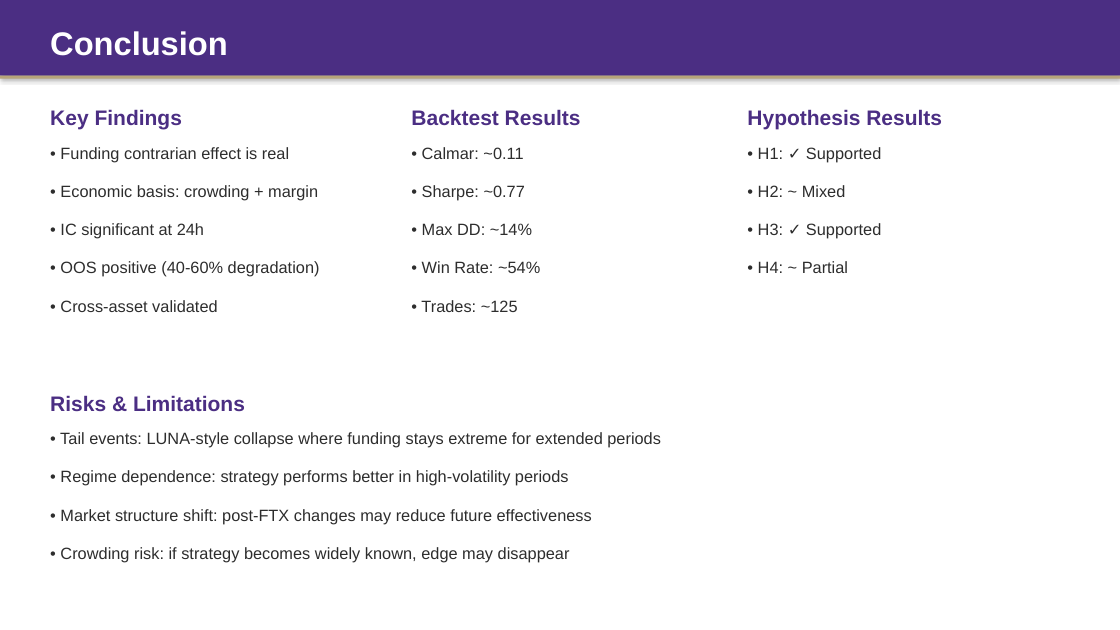
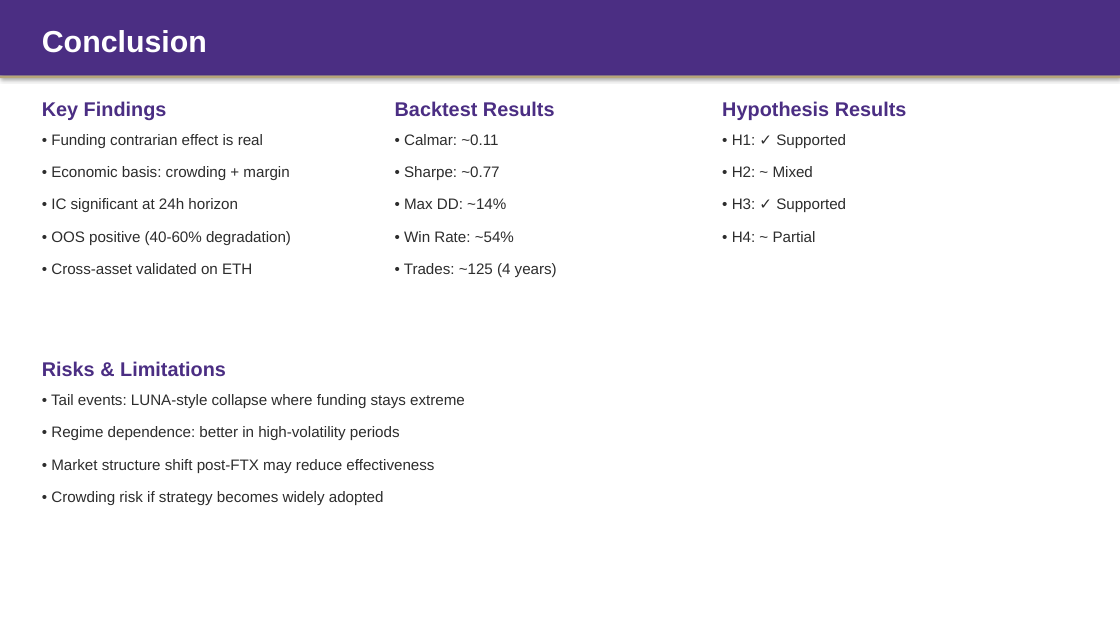
Before and after one commit to Tyche1107/Strategy-project, a slide deck: slide 14 of CFRM522_Presentation.pptx. Drawn at 1120x630 pixels with LibreOffice and Linux fonts; fonts in the diff are those of the drawing. Boxes give left, top, right and bottom in pixels: in the first picture for what was removed or moved away, otherwise in the second. Text is boxed around its words. In the diff, an @@ line names an element or a change of style, - is before the commit and + after.

```diff
--- a/CFRM522_Presentation.pptx
+++ b/CFRM522_Presentation.pptx
@@ text "Conclusion": place and size @@
-text "Conclusion" at box(50, 31, 228, 56)
+text "Conclusion" at box(42, 30, 207, 53)
@@ text "Conclusion" at box(42, 30, 207, 53): size 28 to 26 pt @@
@@ text "Key Findings": place and size @@
-text "Key Findings" at box(50, 109, 182, 130)
+text "Key Findings" at box(42, 101, 167, 120)
@@ text "Backtest Results": place and size @@
-text "Backtest Results" at box(411, 109, 581, 126)
+text "Backtest Results" at box(395, 101, 555, 116)
@@ text "Hypothesis Results": place and size @@
-text "Hypothesis Results" at box(747, 109, 942, 130)
+text "Hypothesis Results" at box(722, 101, 907, 120)
@@ text "• Funding contrarian effect is ...": place and size @@
-text "• Funding contrarian effect is ..." at box(60, 147, 320, 312)
+text "• Funding contrarian effect is ..." at box(51, 134, 291, 274)
@@ text at box(51, 134, 291, 245): size 14 to 13 pt in "• Funding contrarian effect is real", "• Economic basis: crowding + margin", "• OOS positive (40-60% degradation)"; less space between paragraphs @@
@@ text "• Calmar: ~0.11": place and size @@
-text "• Calmar: ~0.11" at box(421, 147, 540, 312)
+text "• Calmar: ~0.11" at box(404, 134, 557, 277)
@@ text at box(404, 134, 514, 242): size 14 to 13 pt in "• Calmar: ~0.11", "• Sharpe: ~0.77", "• Max DD: ~14%", "• Win Rate: ~54%"; less space between paragraphs @@
@@ text "• H1: ✓ Supported": place and size @@
-text "• H1: ✓ Supported" at box(758, 147, 881, 273)
+text "• H1: ✓ Supported" at box(732, 134, 846, 242)
@@ text "• H1: ✓ Supported" at box(732, 134, 846, 242): size 14 to 13 pt; less space between paragraphs @@
@@ text at box(51, 198, 238, 212): text changed; size 14 to 13 pt @@
-• IC significant at 24h
+• IC significant at 24h horizon
@@ text at box(51, 263, 252, 274): text changed; size 14 to 13 pt @@
-• Cross-asset validated
+• Cross-asset validated on ETH
@@ text at box(404, 263, 557, 277): text changed; size 14 to 13 pt @@
-• Trades: ~125
+• Trades: ~125 (4 years)
@@ size 18 to 17 pt in 4 elements at box(42, 101, 167, 120), box(395, 101, 555, 116), box(722, 101, 907, 120), box(42, 361, 226, 376) @@
@@ text "Risks & Limitations": place and size @@
-text "Risks & Limitations" at box(50, 395, 245, 411)
+text "Risks & Limitations" at box(42, 361, 226, 376)
@@ text at box(51, 394, 465, 505): text changed; size 14 to 13 pt @@
-• Tail events: LUNA-style collapse where funding stays extreme for extended periods
-• Regime dependence: strategy performs better in high-volatility periods
-• Market structure shift: post-FTX changes may reduce future effectiveness
-• Crowding risk: if strategy becomes widely known, edge may disappear
+• Tail events: LUNA-style collapse where funding stays extreme
+• Regime dependence: better in high-volatility periods
+• Market structure shift post-FTX may reduce effectiveness
+• Crowding risk if strategy becomes widely adopted
```
Also in this commit, not shown: 14 other slides changed, 2 other files.
